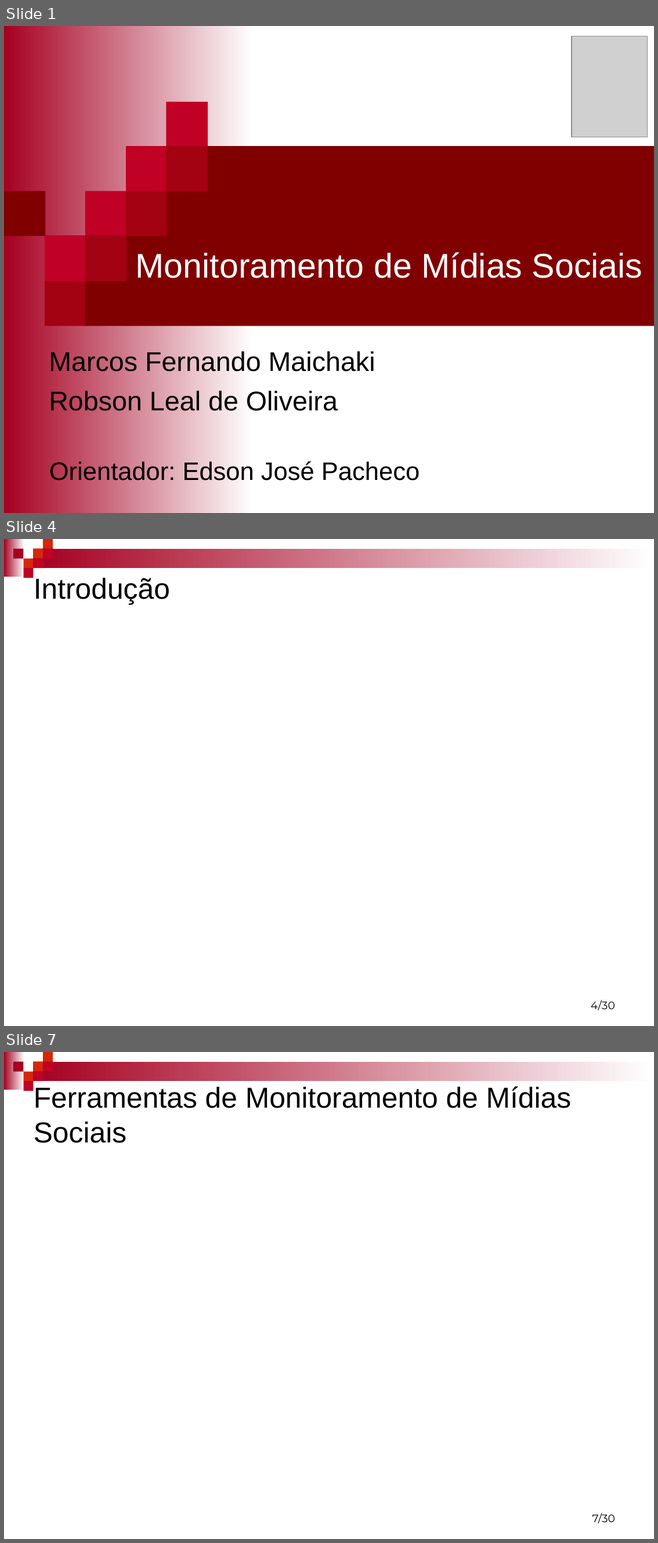
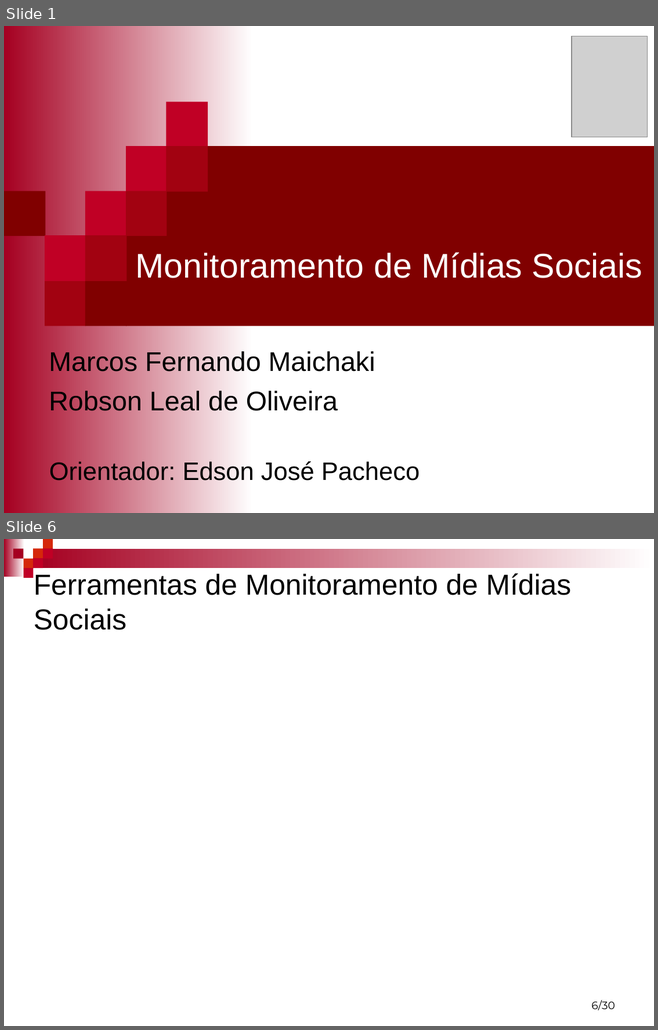
Before and after one commit to mfernado/my-project-socialmonitor, a slide deck: Artigo/Monitoramento de mídias Sociais - Marcos e Robson.ppt. Shown one above the other, each under a label of ours: slides 1, 4 and 7 before the commit, slides 1 and 6 after it; the slides between them are not shown. The pictures are 658x1543 and 658x1030 pixels, drawn with LibreOffice and Linux fonts; fonts in the diff are those of the drawing; grey boxes stand for pictures; background and template pictures are left out. Boxes give left, top, right and bottom in pixels: in the first picture for what was removed or moved away, otherwise in the second. Text is boxed around its words. In the diff, an @@ line names an element or a change of style, - is before the commit and + after.

```diff
--- a/Artigo/Monitoramento de mídias Sociais - Marcos e Robson.ppt
+++ b/Artigo/Monitoramento de mídias Sociais - Marcos e Robson.ppt
@@ slide 4 removed at bbox=[4, 539, 654, 1026], background #FFFFFF; not listed: 9 template elements that a slide beside it also shows @@
@@ title removed at bbox=[34, 578, 170, 605] @@
-Introdução
@@ page number removed at bbox=[590, 1000, 615, 1011] @@
-4/30
@@ what was slide 7 is now slide 6 @@
@@ page number at bbox=[591, 1000, 615, 1011]: text changed @@
-7/30
+6/30
```
Also in this commit, not shown: 4 slides changed.
